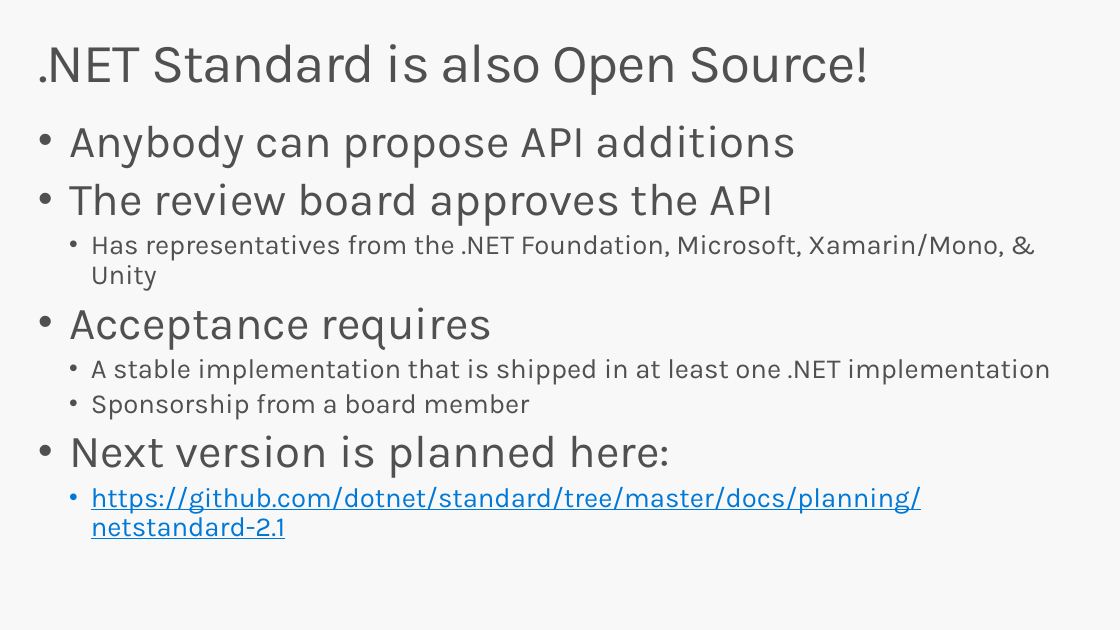
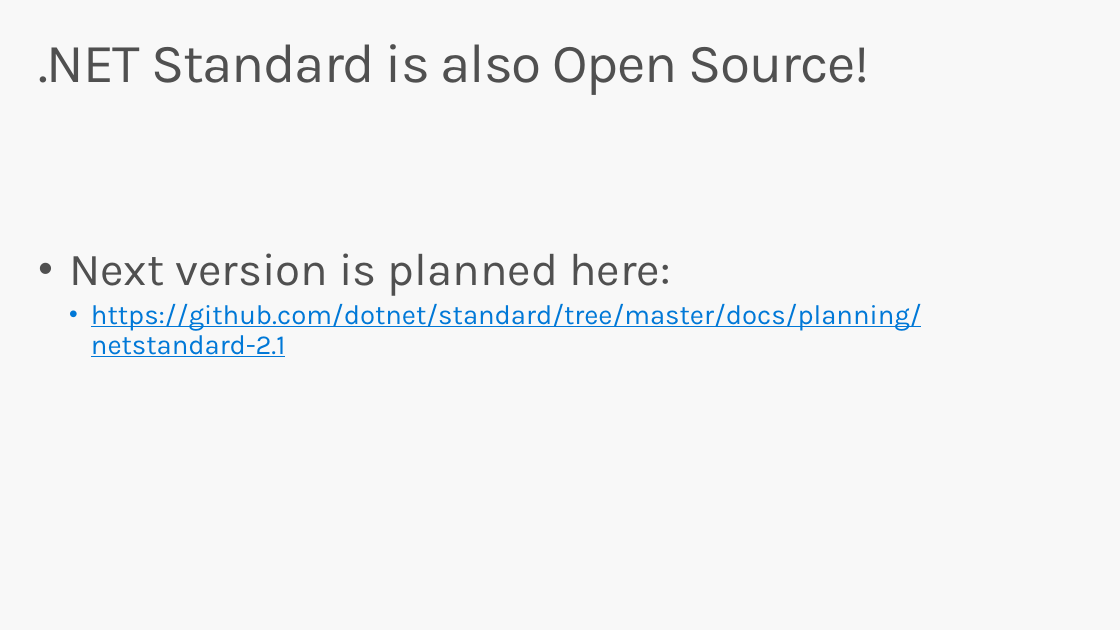
Before and after one commit to DotNetConfTh/dotnetconfth.github.io, a slide deck: slide 9 of sessions/2018/build-great-libraries-using-dot-net-standard/Build Great Libraries using .NET Standard.pptx (slide 8 before the commit). Drawn at 1120x630 pixels with LibreOffice and Linux fonts; fonts in the diff are those of the drawing; background and template pictures are left out. Boxes give left, top, right and bottom in pixels: in the first picture for what was removed or moved away, otherwise in the second. Text is boxed around its words. In the diff, an @@ line names an element or a change of style, - is before the commit and + after.

```diff
--- a/sessions/2018/build-great-libraries-using-dot-net-standard/Build Great Libraries using .NET Standard.pptx
+++ b/sessions/2018/build-great-libraries-using-dot-net-standard/Build Great Libraries using .NET Standard.pptx
@@ text at (x1=69, y1=125, x2=1051, y2=420): paragraphs removed @@
-• Anybody can propose API additions
-• The review board approves the API
-  • Has representatives from the .NET Foundation, Microsoft, Xamarin/Mono, & Unity
-• Acceptance requires
-  • A stable implementation that is shipped in at least one .NET implementation
-  • Sponsorship from a board member
@@ text "Next version is planned here:" moved from (x1=69, y1=125, x2=1051, y2=514) to (x1=69, y1=253, x2=922, y2=357) @@
```
Also in this commit, not shown: 7 other slides changed, 16 slides added, 24 slides removed, 20 other files.
